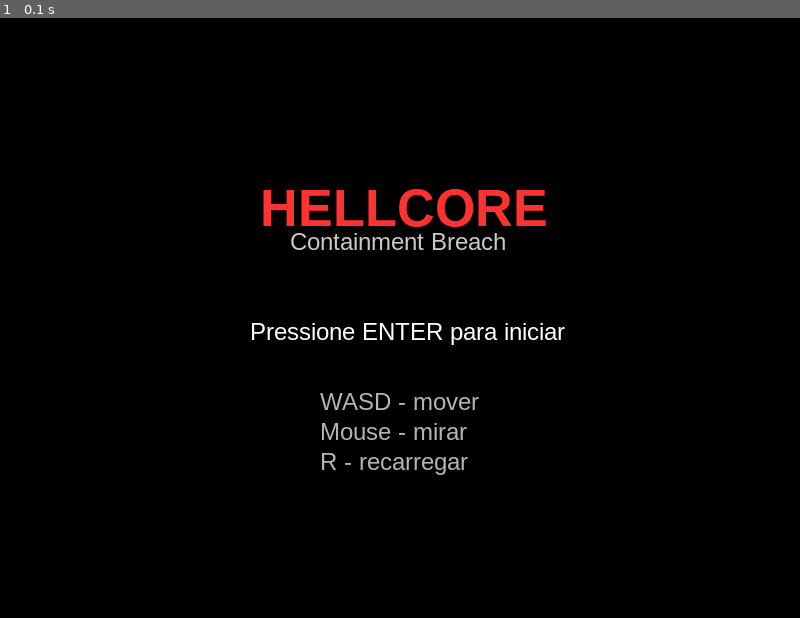
Above: before the commit, frame 1.
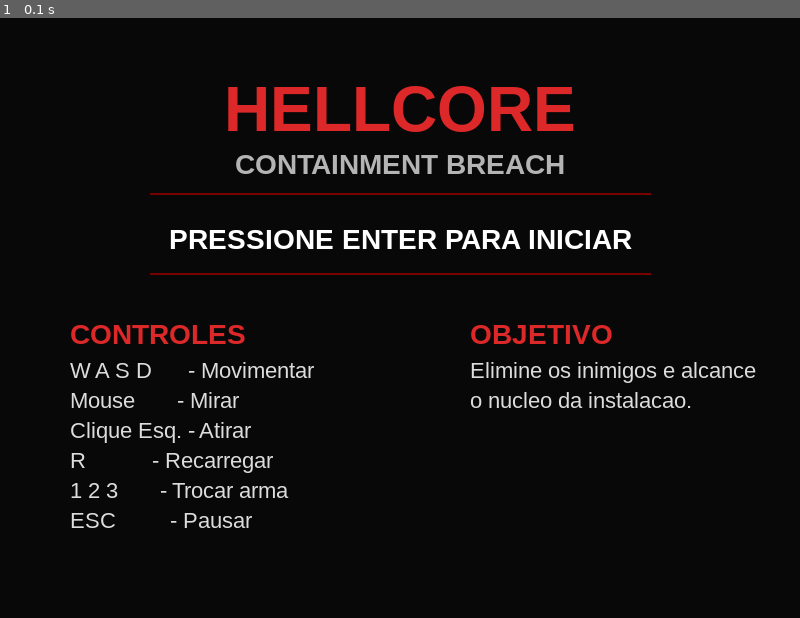
Above: after the commit, the same moment.

Repository: PDR181/mini-doom-pygame
Game: pygame game, started from main.py
Same seed, same stepped clock (60 frames per second), same inputs: the game is played once before the commit and once after it.
Inputs:
- Up to frame 1 (0.1 s): no input

The runs differ from the first frame. In frame 1, 8.3% of the frame differs, in the area x 8-95%, y 11-85%.

Commit message:
Finalize gameplay, HUD, weapons and game polish

Diff:
--- a/main.py
+++ b/main.py
@@ -133,7 +133,6 @@
 SHOOT_DURATION = 8
 
 MAX_AMMO = 30
-ammo = MAX_AMMO
 
 reloading = False
 reload_timer = 0
@@ -172,7 +171,20 @@
 }
 
 MAX_AMMO = weapons[current_weapon]["ammo"]
-ammo = MAX_AMMO
+weapon_ammo = {
+    "pistol": {
+        "magazine": 12,
+        "reserve": 24
+    },
+    "rifle": {
+        "magazine": 30,
+        "reserve": 60
+    },
+    "shotgun": {
+        "magazine": 6,
+        "reserve": 12
+    }
+}
 
 owned_weapons = ["pistol", "rifle", "shotgun"]
 
@@ -755,7 +767,7 @@
                 )
 
 def update_pickups():
-    global ammo, player_health
+    global player_health
 
     collected = []
 
@@ -767,7 +779,9 @@
 
         if distance < 30:
             if pickup["type"] == "ammo":
-                ammo = min(MAX_AMMO, ammo + 6)
+                weapon_ammo["pistol"]["reserve"] += 12
+                weapon_ammo["rifle"]["reserve"] += 24
+                weapon_ammo["shotgun"]["reserve"] += 4
 
             elif pickup["type"] == "medkit":
                 player_health = min(100, player_health + 25)
@@ -851,6 +865,22 @@
         game_won = True
 
 def draw_minimap():
+
+    map_width = len(game_map[0]) * TILE_SIZE * MINIMAP_SCALE
+    map_height = len(game_map) * TILE_SIZE * MINIMAP_SCALE
+
+    pygame.draw.rect(
+        screen,
+        (15, 15, 15),
+        (0, 0, map_width + 10, map_height + 10)
+    )
+
+    pygame.draw.rect(
+        screen,
+        (180, 30, 30),
+        (0, 0, map_width + 10, map_height + 10),
+        2
+    )
     for row_index, row in enumerate(game_map):
         for col_index, tile in enumerate(row):
             color = (200, 200, 200) if tile == "1" else (40, 40, 40)
@@ -859,8 +889,8 @@
                 screen,
                 color,
                 (
-                    col_index * TILE_SIZE * MINIMAP_SCALE,
-                    row_index * TILE_SIZE * MINIMAP_SCALE,
+                    5 + col_index * TILE_SIZE * MINIMAP_SCALE,
+                    5 + row_index * TILE_SIZE * MINIMAP_SCALE,
                     TILE_SIZE * MINIMAP_SCALE,
                     TILE_SIZE * MINIMAP_SCALE
                 )
@@ -964,17 +994,45 @@
     ambient_overlay.fill((120, 0, 0))
 
     screen.blit(ambient_overlay, (0, 0))
-    health_text = font.render(f"Vida: {player_health}", True, (255, 255, 255))
-    score_text = font.render(f"Pontos: {score}", True, (255, 255, 255))
+    health_text = font.render(
+        f"♥ {player_health}",
+        True,
+        (220, 50, 50)
+    )
+    score_text = font.render(
+        f"SCORE {score}",
+        True,
+        (120, 220, 255)
+    )
     #wave_text = font.render(f"Wave: {wave}", True, (255, 255, 255))
-    ammo_text = font.render(f"Municao: {ammo}/{MAX_AMMO}", True, (255, 255, 255))
-    weapon_text = font.render(f"Arma: {current_weapon.upper()}", True, (255, 255, 255))
+    current_mag = weapon_ammo[current_weapon]["magazine"]
+    current_reserve = weapon_ammo[current_weapon]["reserve"]
+
+    ammo_text = font.render(
+        f"AMMO {current_mag}/{current_reserve}",
+        True,
+        (255, 220, 70)
+    )
+    weapon_font = pygame.font.SysFont("arial", 28, bold=True)
+
+    weapon_text = weapon_font.render(
+        current_weapon.upper(),
+        True,
+        (255, 255, 255)
+    )
 
     hud_surface = pygame.Surface((WIDTH, 70))
     hud_surface.set_alpha(170)
-    hud_surface.fill((10, 10, 10))
+    hud_surface.fill((20, 20, 20))
 
     screen.blit(hud_surface, (0, HEIGHT - 70))
+
+    pygame.draw.rect(
+        screen,
+        (180, 30, 30),
+        (0, HEIGHT - 70, WIDTH, 70),
+        2
+    )
 
     pygame.draw.line(
         screen,
@@ -984,10 +1042,25 @@
         3
     )
 
-    screen.blit(health_text, (30, HEIGHT - 48))
-    screen.blit(ammo_text, (250, HEIGHT - 48))
-    screen.blit(score_text, (470, HEIGHT - 48))
-    screen.blit(weapon_text, (650, HEIGHT - 48))
+    screen.blit(health_text, (25, HEIGHT - 48))
+    screen.blit(ammo_text, (200, HEIGHT - 48))
+    screen.blit(score_text, (430, HEIGHT - 48))
+    screen.blit(weapon_text, (620, HEIGHT - 52))
+
+    if (
+        weapon_ammo[current_weapon]["magazine"] == 0
+        and weapon_ammo[current_weapon]["reserve"] == 0
+    ):
+        no_ammo = font.render(
+            "SEM MUNICAO",
+            True,
+            (255, 60, 60)
+        )
+
+        screen.blit(
+            no_ammo,
+            (WIDTH // 2 - 80, HEIGHT - 100)
+        )
 
 
 def shoot_enemy():
@@ -1056,7 +1129,7 @@
     global pickups
     global weapon_pickups
     global enemy_projectiles
-    global ammo, reloading, reload_timer
+    global weapon_ammo, reloading, reload_timer
     global weapon_cooldown
     global mouse_held
 
@@ -1076,7 +1149,20 @@
     shooting = False
     shoot_timer = 0
     mouse_held = False
-    ammo = MAX_AMMO
+    weapon_ammo = {
+        "pistol": {
+            "magazine": 12,
+            "reserve": 24
+        },
+        "rifle": {
+            "magazine": 30,
+            "reserve": 60
+        },
+        "shotgun": {
+            "magazine": 6,
+            "reserve": 12
+        }
+    }
     reloading = False
     reload_timer = 0
     weapon_cooldown = 0
@@ -1124,14 +1210,14 @@
                 mouse_held = True
 
                 if not weapons[current_weapon]["automatic"]:
-                    if not shooting and player_health > 0 and ammo > 0 and not reloading and weapon_cooldown <= 0:
+                    if not shooting and player_health > 0 and weapon_ammo[current_weapon]["magazine"] > 0 and not reloading and weapon_cooldown <= 0:
                         shooting = True
                         shoot_timer = SHOOT_DURATION
 
                         if shoot_sound:
                             shoot_sound.play()
 
-                        ammo -= 1
+                        weapon_ammo[current_weapon]["magazine"] -= 1
                         weapon_cooldown = weapons[current_weapon]["cooldown"]
 
                         shoot_enemy()
@@ -1160,7 +1246,14 @@
 
             if event.key == pygame.K_r and (player_health <= 0 or game_won):
                 reset_game()
-            if event.key == pygame.K_r and ammo < MAX_AMMO and not reloading and player_health > 0:
+            if (
+                event.key == pygame.K_r
+                and weapon_ammo[current_weapon]["magazine"] < MAX_AMMO
+                and weapon_ammo[current_weapon]["reserve"] > 0
+                and weapon_ammo[current_weapon]["magazine"] > 0
+                and not reloading
+                and player_health > 0
+            ):
                 reloading = True
                 reload_timer = RELOAD_DURATION
 
@@ -1168,22 +1261,19 @@
                 current_weapon = "pistol"
                 MAX_AMMO = weapons[current_weapon]["ammo"]
 
-                if ammo > MAX_AMMO:
-                    ammo = MAX_AMMO
+
 
             if event.key == pygame.K_2 and "rifle" in owned_weapons:
                 current_weapon = "rifle"
                 MAX_AMMO = weapons[current_weapon]["ammo"]
 
-                if ammo > MAX_AMMO:
-                    ammo = MAX_AMMO
+
 
             if event.key == pygame.K_3 and "shotgun" in owned_weapons:
                 current_weapon = "shotgun"
                 MAX_AMMO = weapons[current_weapon]["ammo"]
 
-                if ammo > MAX_AMMO:
-                    ammo = MAX_AMMO
+
 
     if player_health > 0 and game_started and not game_won and not game_paused:
         mouse_dx, mouse_dy = pygame.mouse.get_rel()
@@ -1199,14 +1289,14 @@
         new_y = player_y
 
         if weapons[current_weapon]["automatic"]:
-            if mouse_held and ammo > 0 and not reloading and weapon_cooldown <= 0:
+            if mouse_held and weapon_ammo[current_weapon]["magazine"] > 0 and not reloading and weapon_cooldown <= 0:
                 shooting = True
                 shoot_timer = SHOOT_DURATION
 
                 if shoot_sound:
                     shoot_sound.play()
 
-                ammo -= 1
+                weapon_ammo[current_weapon]["magazine"] -= 1
                 weapon_cooldown = weapons[current_weapon]["cooldown"]
 
                 shoot_enemy()
@@ -1260,11 +1350,29 @@
         reload_timer -= 1
 
         if reload_timer <= 0:
-            ammo = MAX_AMMO
+            magazine = weapon_ammo[current_weapon]["magazine"]
+            reserve = weapon_ammo[current_weapon]["reserve"]
+
+            needed = MAX_AMMO - magazine
+            loaded = min(needed, reserve)
+
+            weapon_ammo[current_weapon]["magazine"] += loaded
+            weapon_ammo[current_weapon]["reserve"] -= loaded
+
             reloading = False
 
     if weapon_cooldown > 0:
         weapon_cooldown -= 1
+    current_mag = weapon_ammo[current_weapon]["magazine"]
+    current_reserve = weapon_ammo[current_weapon]["reserve"]
+
+    if (
+        current_mag == 0
+        and current_reserve > 0
+        and not reloading
+    ):
+        reloading = True
+        reload_timer = RELOAD_DURATION
 
     horizon_offset = int(player_pitch * 200)
     horizon_y = HEIGHT // 2 + horizon_offset
@@ -1415,29 +1523,84 @@
         screen.blit(restart_text, (WIDTH // 2 - 170, HEIGHT // 2 + 80))
 
     if not game_started:
+
         overlay = pygame.Surface((WIDTH, HEIGHT))
-        overlay.fill((0, 0, 0))
+        overlay.fill((8, 8, 8))
         screen.blit(overlay, (0, 0))
 
-        title_font = pygame.font.SysFont("arial", 52, bold=True)
-
-        title = title_font.render("HELLCORE", True, (255, 50, 50))
-        subtitle = font.render("Containment Breach", True, (200, 200, 200))
-
-        start_text = font.render("Pressione ENTER para iniciar", True, (255, 255, 255))
-
-        controls_1 = font.render("WASD - mover", True, (180, 180, 180))
-        controls_2 = font.render("Mouse - mirar", True, (180, 180, 180))
-        controls_3 = font.render("R - recarregar", True, (180, 180, 180))
-
-        screen.blit(title, (WIDTH // 2 - 140, HEIGHT // 2 - 140))
-        screen.blit(subtitle, (WIDTH // 2 - 110, HEIGHT // 2 - 90))
-
-        screen.blit(start_text, (WIDTH // 2 - 150, HEIGHT // 2))
-
-        screen.blit(controls_1, (WIDTH // 2 - 80, HEIGHT // 2 + 70))
-        screen.blit(controls_2, (WIDTH // 2 - 80, HEIGHT // 2 + 100))
-        screen.blit(controls_3, (WIDTH // 2 - 80, HEIGHT // 2 + 130))
+        title_font = pygame.font.SysFont("arial", 64, bold=True)
+        subtitle_font = pygame.font.SysFont("arial", 28, bold=True)
+        info_font = pygame.font.SysFont("arial", 22)
+
+        title = title_font.render(
+            "HELLCORE",
+            True,
+            (220, 40, 40)
+        )
+
+        subtitle = subtitle_font.render(
+            "CONTAINMENT BREACH",
+            True,
+            (180, 180, 180)
+        )
+
+        start = subtitle_font.render(
+            "PRESSIONE ENTER PARA INICIAR",
+            True,
+            (255, 255, 255)
+        )
+
+        controls_title = subtitle_font.render(
+            "CONTROLES",
+            True,
+            (220, 40, 40)
+        )
+
+        c1 = info_font.render("W A S D      - Movimentar", True, (220,220,220))
+        c2 = info_font.render("Mouse       - Mirar", True, (220,220,220))
+        c3 = info_font.render("Clique Esq. - Atirar", True, (220,220,220))
+        c4 = info_font.render("R           - Recarregar", True, (220,220,220))
+        c5 = info_font.render("1 2 3       - Trocar arma", True, (220,220,220))
+        c6 = info_font.render("ESC         - Pausar", True, (220,220,220))
+
+        objective = subtitle_font.render(
+            "OBJETIVO",
+            True,
+            (220,40,40)
+        )
+
+        o1 = info_font.render(
+            "Elimine os inimigos e alcance",
+            True,
+            (220,220,220)
+        )
+
+        o2 = info_font.render(
+            "o nucleo da instalacao.",
+            True,
+            (220,220,220)
+        )
+
+        screen.blit(title, (WIDTH//2 - title.get_width()//2, 55))
+        screen.blit(subtitle, (WIDTH//2 - subtitle.get_width()//2, 130))
+
+        pygame.draw.line(screen, (120,0,0), (150,175), (650,175), 2)
+
+        screen.blit(start, (WIDTH//2 - start.get_width()//2, 205))
+
+        pygame.draw.line(screen, (120,0,0), (150,255), (650,255), 2)
+
+        screen.blit(controls_title, (70,300))
+        screen.blit(c1, (70,340))
+        screen.blit(c2, (70,370))
+        screen.blit(c3, (70,400))
+        screen.blit(c4, (70,430))
+        screen.blit(c5, (70,460))
+        screen.blit(c6, (70,490))
+
+        screen.blit(objective, (470,300))
+        screen.blit(o1, (470,340))
+        screen.blit(o2, (470,370))
 
     if game_paused:
         overlay = pygame.Surface((WIDTH, HEIGHT))
